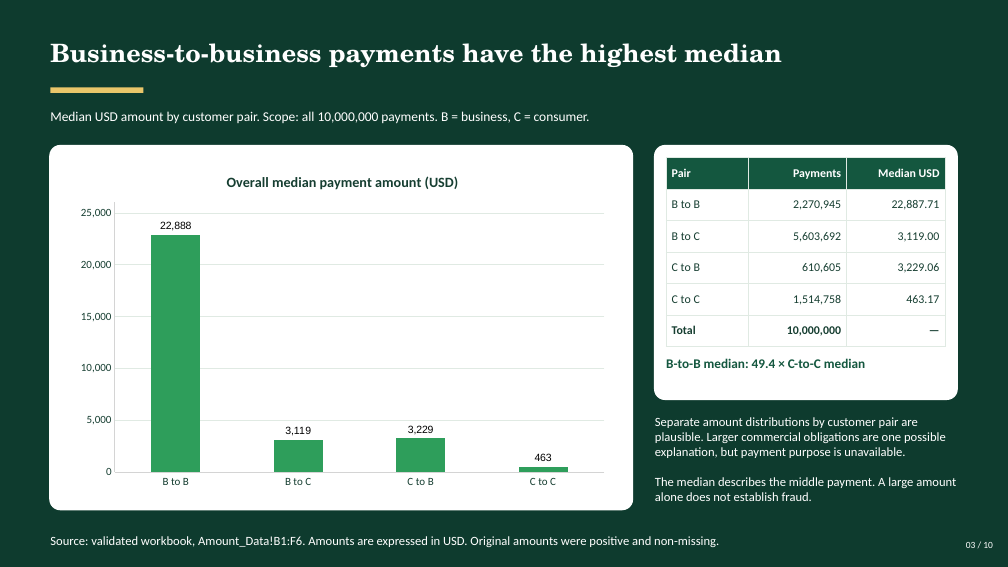
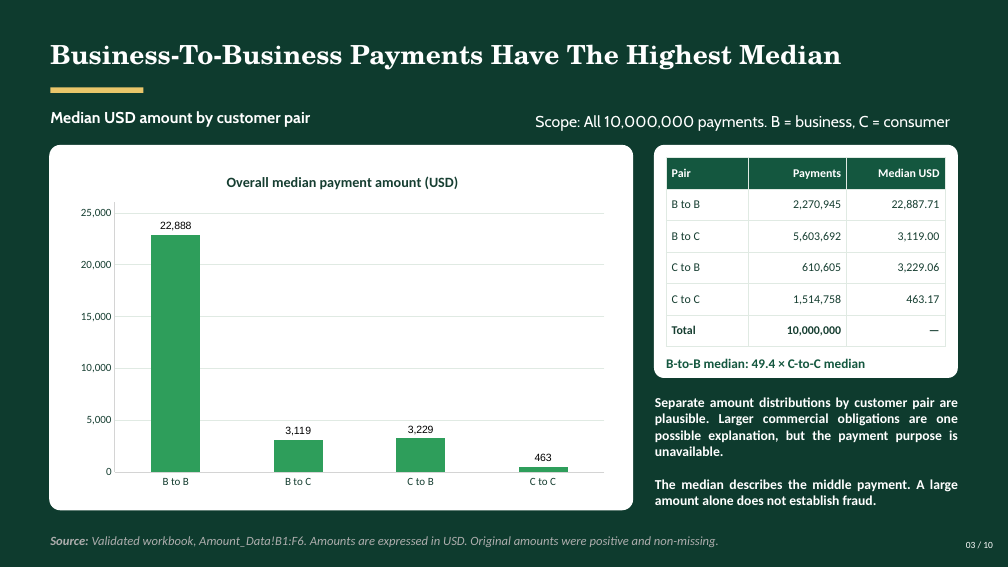
Before and after one commit to w313nnn/UMDAC-Datathon-2026, a slide deck: slide 3 of UMDAC_Combined_Findings.pptx. Drawn at 1008x567 pixels with LibreOffice and Linux fonts; fonts in the diff are those of the drawing. Boxes give left, top, right and bottom in pixels: in the first picture for what was removed or moved away, otherwise in the second. Text is boxed around its words. In the diff, an @@ line names an element or a change of style, - is before the commit and + after.

```diff
--- a/UMDAC_Combined_Findings.pptx
+++ b/UMDAC_Combined_Findings.pptx
@@ text at <box>50,44,841,70</box>: text changed; size 24 to 25 pt @@
-Business-to-business payments have the highest median
+Business-To-Business Payments Have The Highest Median
@@ text at <box>50,111,310,127</box>: text changed; size 12.8 to 15 pt; font Calibri to Cabin; bold on @@
-Median USD amount by customer pair. Scope: all 10,000,000 payments. B = business, C = consumer.
+Median USD amount by customer pair
@@ text added at <box>535,115,950,131</box>, 15 pt, text #FFFFFF @@
+Scope: All 10,000,000 payments. B = business, C = consumer
@@ rounded rectangle: place and size @@
-rounded rectangle at <box>654,145,958,401</box>
+rounded rectangle at <box>654,145,958,378</box>
@@ text at <box>655,397,958,456</box>: text changed; size 12 to 13 pt; bold on @@
-Separate amount distributions by customer pair are plausible. Larger commercial obligations are one possible explanation, but payment purpose is unavailable.
+Separate amount distributions by customer pair are plausible. Larger commercial obligations are one possible explanation, but the payment purpose is unavailable.
@@ text "Separate amount distributions by customer ...": place and size @@
-text "Separate amount distributions by customer ..." at <box>655,417,956,501</box>
+text "Separate amount distributions by customer ..." at <box>655,397,958,505</box>
@@ text at <box>655,479,958,505</box>: size 12 to 13 pt, bold on in "The median describes the middle payment. A ..."; alignment left to justified @@
@@ text at <box>50,536,719,547</box>: text changed; text colour #FFFFFF to #AEAEAE; italic on @@
-Source: validated workbook, Amount_Data!B1:F6. Amounts are expressed in USD. Original amounts were positive and non-missing.
+Source: Validated workbook, Amount_Data!B1:F6. Amounts are expressed in USD. Original amounts were positive and non-missing.
```
Also in this commit, not shown: 9 other slides changed.
